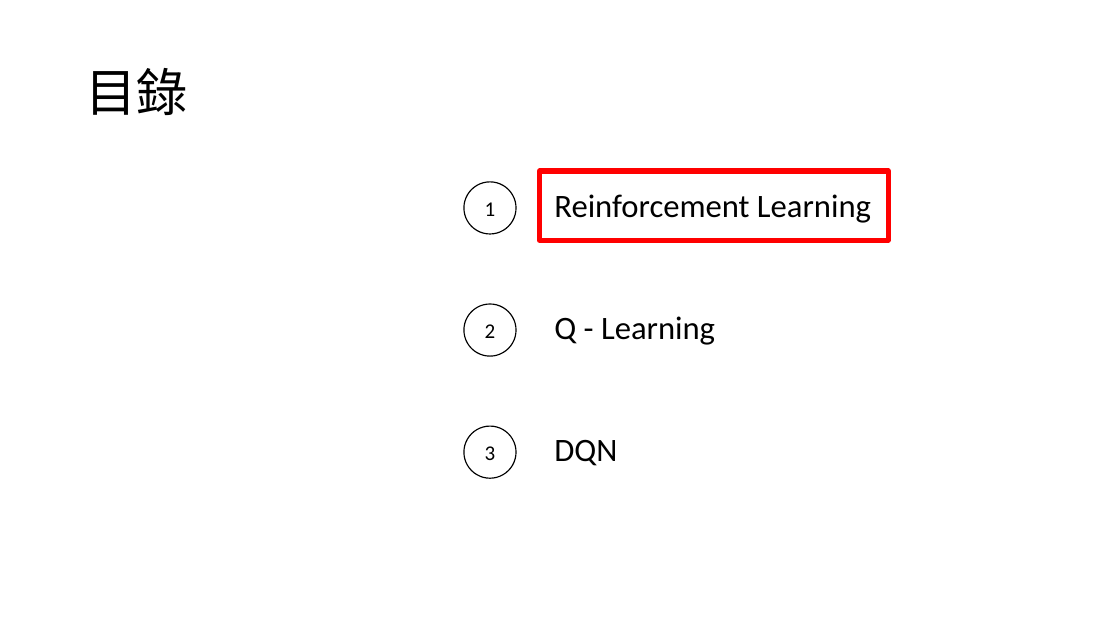
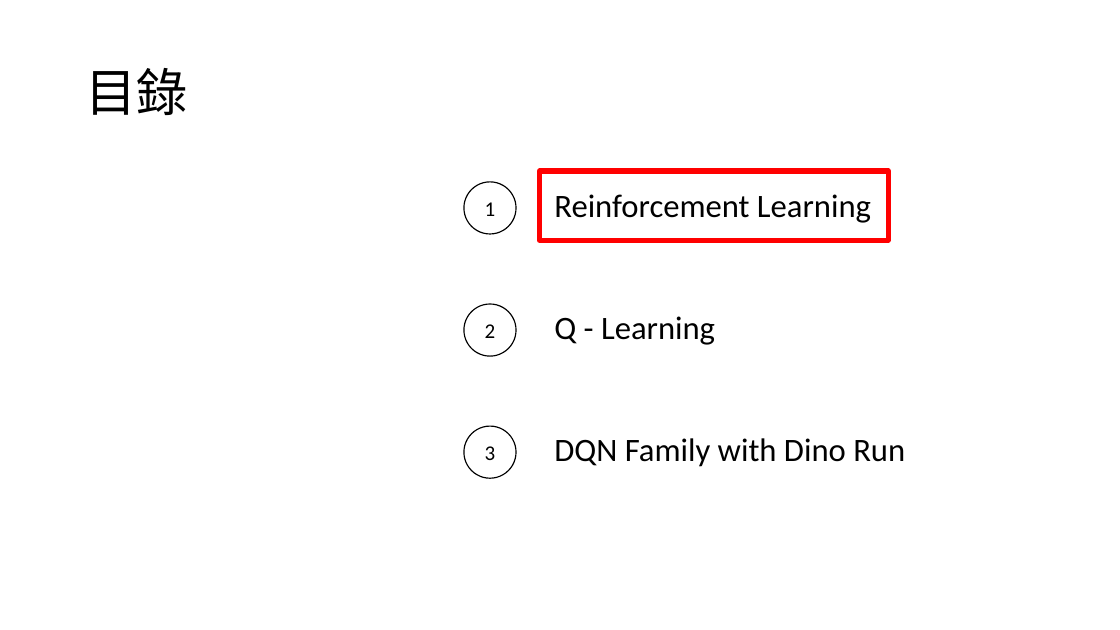
Before and after one commit to 312707047/Dino-Run-with-Rainbow-DQN, a slide deck: slide 2 of 107302002.pptx. Drawn at 1120x630 pixels with LibreOffice and Linux fonts; fonts in the diff are those of the drawing. Boxes give left, top, right and bottom in pixels: in the first picture for what was removed or moved away, otherwise in the second. Text is boxed around its words. In the diff, an @@ line names an element or a change of style, - is before the commit and + after.

```diff
--- a/107302002.pptx
+++ b/107302002.pptx
@@ text at box(554, 438, 905, 467): text changed @@
-DQN
+DQN Family with Dino Run
```
Also in this commit, not shown: 2 other slides changed, 8 slides added, 22 other files.
